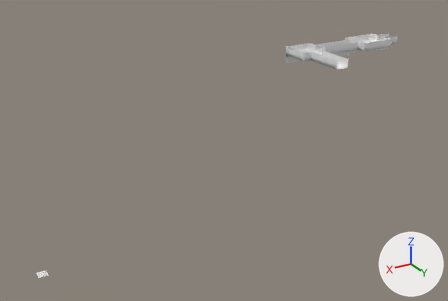
A saved change to the OBJ model Ods217/Assets/Level_Data/lvl_Tutorial/Meshes/tut_arena3o.obj.
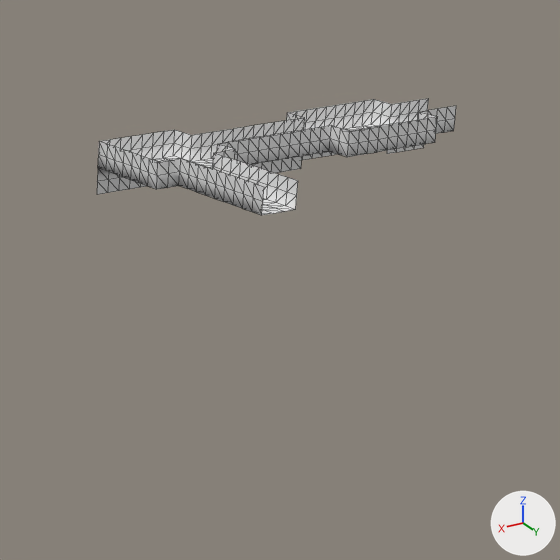
There are two pictures of each version: one whole from a 50 mm camera at (90.2, 96.4, 37.0) aimed at (37.1, 8.0, -7.2), one close up on the part from 57% to 96% of the width and 1% to 59% of the height. Every picture has the same lights, and +X, +Y and +Z are marked at lower right. The close-ups show mesh edges as thin lines. Where no turn or scale is listed for an object, it has been applied to the vertices.

Before the edit, the objects in view are built like this:
```python
me_default = bpy.data.meshes.new('Default')
me_default.from_pydata(...)  # 506 vertices, 878 faces; spans x -27.0..79.0, y -19.0..41.0, z -2.0..2.0
ob_default = bpy.data.objects.new('Default', me_default)
ob_default.location = (0.0, 0.0, 0.0)
```
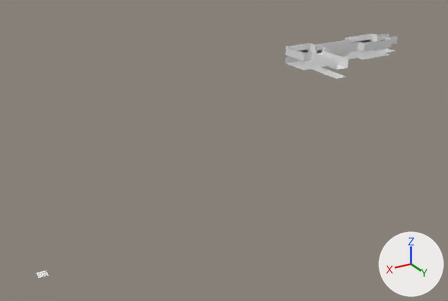
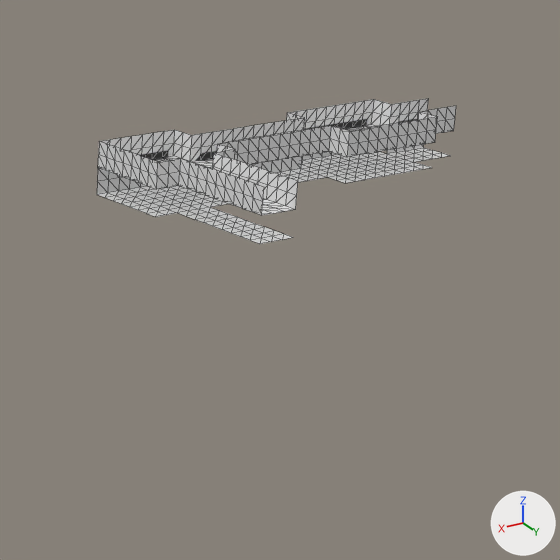
Where the change shows, as pixel boxes (x1, y1, x2, y2) in the close-ups (560 x 560 px):
'Default', reshaped: before (97, 98, 456, 215); after (97, 98, 456, 244)
part 1 of me_default, added: after (97, 148, 451, 244)

What changed in the scene script:
```text
Change me_default:
    used by ob_default; location = (0.0, 0.0, 0.0)
    remove me_default.from_pydata(...)  # 506 vertices, 878 faces; spans x -27.0..79.0, y -19.0..41.0, z -2.0..2.0
    add me_default.from_pydata(...)  # 707 vertices, 1246 faces; spans x -27.0..79.0, y -19.0..41.0, z -2.0..2.0
    me_default part 1
    33 vertices are added at x -1.0..2.0, y -11.0..-3.0, z -2.0
    35 new vertices lie (0.0, 1.0, 0.0) away from vertices in x -27.0..4.0, y -19.0..-17.0, z -2.0
    34 new vertices lie (1.0, 1.0, 0.0) away from vertices in x -27.0..3.0, y -18.0..-16.0, z -2.0
    32 new vertices lie (0.0, 1.0, 0.0) away from vertices in x -27.0..4.0, y -17.0..-15.0, z -2.0
    19 new vertices lie (0.0, 1.0, 0.0) away from vertices in x -27.0..4.0, y -16.0..-14.0, z -2.0
    19 new vertices lie (1.0, 1.0, 0.0) away from vertices in x -23.0..3.0, y -15.0..-13.0, z -2.0
    15 new vertices lie (0.0, 1.0, 0.0) away from vertices in x -23.0..4.0, y -14.0..-12.0, z -2.0
    14 new vertices lie (1.0, 1.0, 0.0) away from vertices in x -21.0..3.0, y -13.0..-11.0, z -2.0
    368 new faces join them
```
